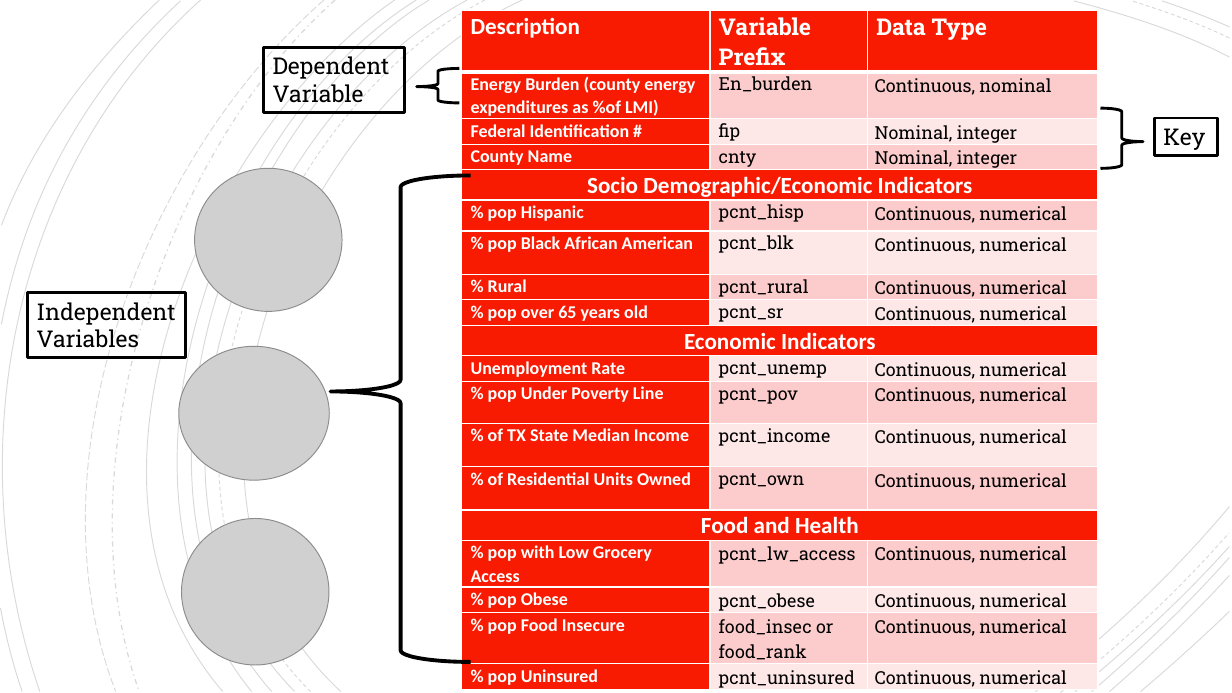
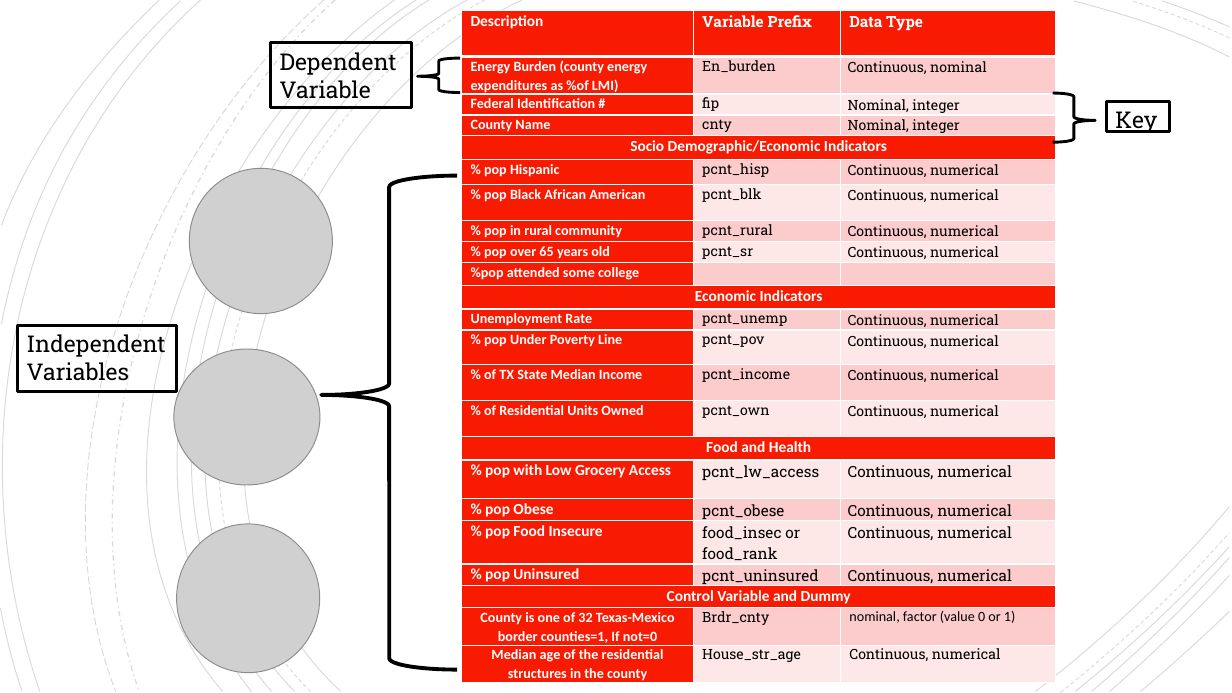
Before and after one commit to cnagbim/Data-Management-Final-Project-Agbim, a slide deck: slide 8 of writing_literature_present/energy_pov_final_presentation_agbim.pptx. Drawn at 1232x693 pixels with LibreOffice and Linux fonts; fonts in the diff are those of the drawing; grey boxes stand for pictures. Boxes give left, top, right and bottom in pixels: in the first picture for what was removed or moved away, otherwise in the second. Text is boxed around its words. In the diff, an @@ line names an element or a change of style, - is before the commit and + after.

```diff
--- a/writing_literature_present/energy_pov_final_presentation_agbim.pptx
+++ b/writing_literature_present/energy_pov_final_presentation_agbim.pptx
@@ table at [462, 11, 1056, 685] @@
-row 8, column 1: % Rural
+row 8, column 1: % pop in rural community
+row 10: %pop attended some college |  | 
+row 21: Control Variable and Dummy |  | 
+row 22: County is one of 32 Texas-Mexico border counties=1, If not=0 | Brdr_cnty | nominal, factor (value 0 or 1)
+row 23: Median age of the residential structures in the county | House_str_age | Continuous, numerical
@@ table: place and size @@
-table at [462, 11, 1099, 692]
+table at [462, 11, 1056, 685]
@@ rectangle "Dependent Variable": place and size @@
-rectangle "Dependent Variable" at [263, 47, 404, 113]
+rectangle "Dependent Variable" at [271, 43, 411, 108]
@@ left brace: place and size @@
-left brace at [417, 68, 459, 103]
+left brace at [418, 58, 460, 92]
@@ left brace: place and size @@
-left brace at [1101, 108, 1143, 168]
+left brace at [1053, 93, 1095, 142]
@@ rectangle "Key": place and size @@
-rectangle "Key" at [1154, 118, 1217, 155]
+rectangle "Key" at [1106, 101, 1169, 131]
@@ picture: place and size @@
-picture at [195, 168, 343, 311]
+picture at [189, 168, 333, 313]
@@ left brace: place and size @@
-left brace at [331, 176, 471, 662]
+left brace at [322, 176, 457, 670]
@@ rectangle "Independent Variables": place and size @@
-rectangle "Independent Variables" at [28, 293, 186, 359]
+rectangle "Independent Variables" at [18, 325, 177, 392]
@@ picture: place and size @@
-picture at [178, 347, 329, 481]
+picture at [174, 349, 320, 485]
@@ picture: place and size @@
-picture at [181, 518, 329, 665]
+picture at [177, 524, 320, 673]
```
Also in this commit, not shown: 1 other slide changed, 6 other files.
